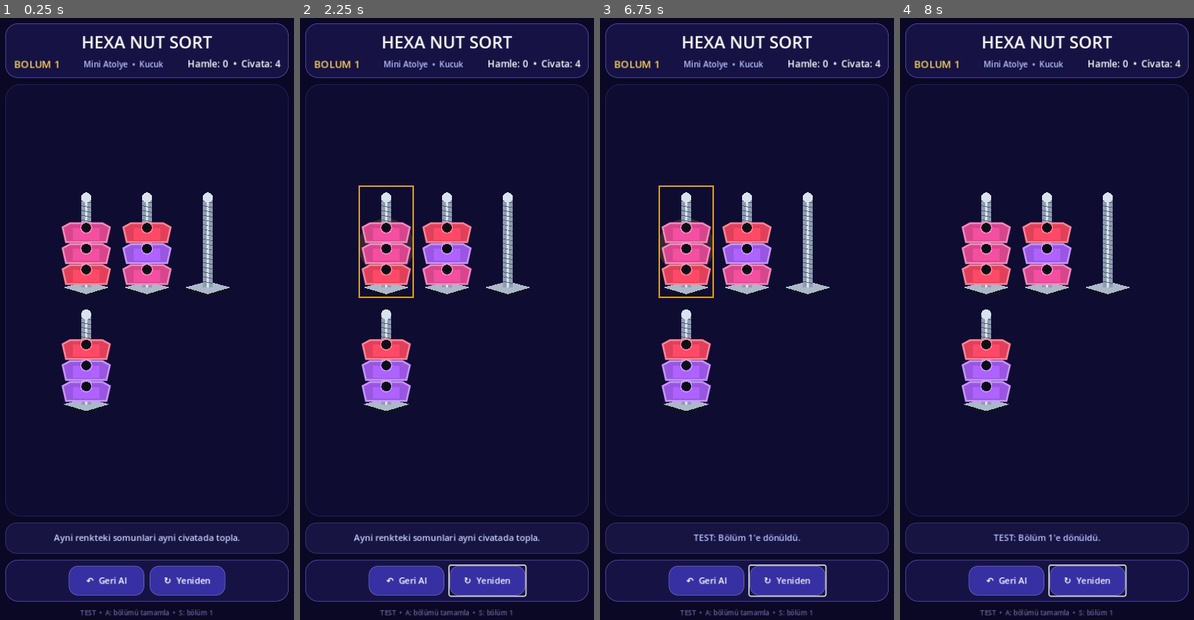
Above: before the commit, frames 1-4 (left to right).
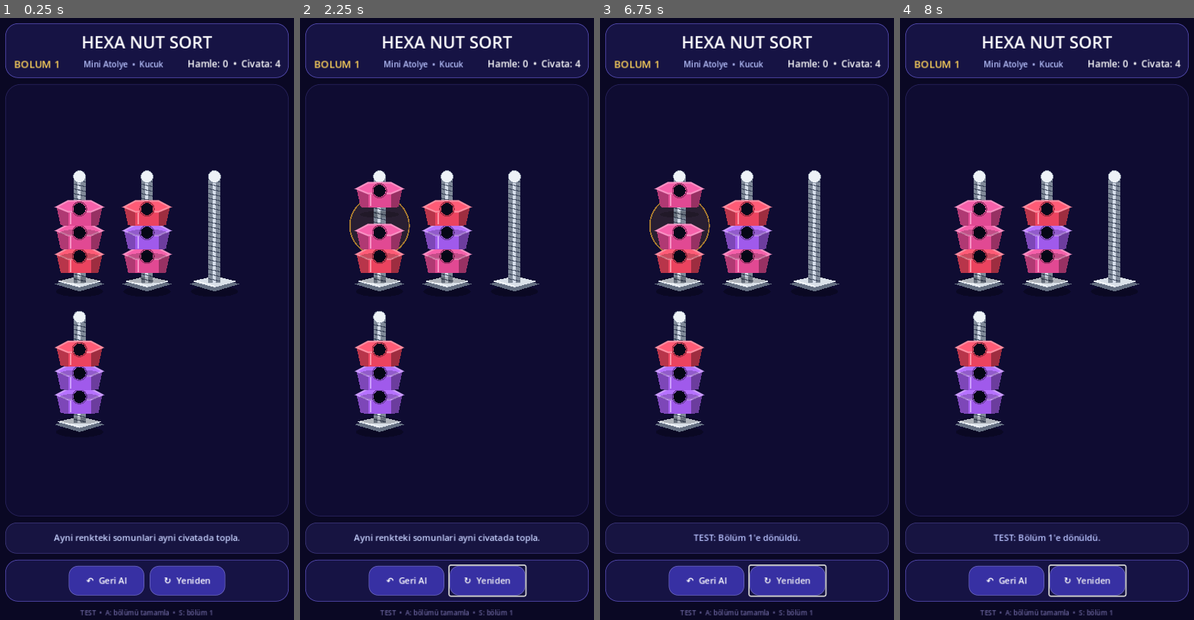
Above: after the commit, the same moments.

Repository: kelacumelam-cyber/Hexiva
Game: Godot game, scene res://godot/Main.tscn
Two runs of this game, one before a commit and one after it. Both use one fixed random seed, a clock stepped at 60 frames per second and the inputs below.
Inputs (mouse positions are in pixels of both pictures, inside the frame that each line leads up to):
- Up to frame 1 (0.25 s): no input
- Up to frame 2 (2.25 s): click "↶ Geri Al" at 0.5 s; click "↻ Yeniden" at 1.25 s; tap Enter at 2 s; move the mouse to (385, 240) at 2.02 s; click (385, 240) at 2.17 s
- Up to frame 3 (6.75 s): tap Space at 2.75, 4.25, 5.75 s; hold S 2.78-3.53 s; click (685, 240) at 2.92 s; tap Enter at 3.5, 5 s; click (685, 240) at 3.67 s; click (685, 240) at 4.42 s; hold A 5.03-6.53 s; click (685, 240) at 5.17 s; click (685, 240) at 5.92 s; hold S from 6.53 s (still down); click (685, 240) at 6.67 s
- Up to frame 4 (8 s): release S at 7.28 s; click (985, 240) at 7.42 s

The runs differ from the first frame. In frame 1, 8.4% of the frame differs, in the area x 18-82%, y 25-69%; in frame 2, 9.1%, in the area x 16-82%, y 25-69%; in frame 3, 9.1%; in frame 4, 8.4%.

Commit message:
Rebuild native bolt and nut visuals for Godot

Diff:
--- a/godot/scripts/bolt_view.gd
+++ b/godot/scripts/bolt_view.gd
@@ -3,12 +3,12 @@
 
 signal pressed(index: int)
 
-var bolt_index := -1
-var capacity := 4
+var bolt_index: int = -1
+var capacity: int = 4
 var nuts: Array[int] = []
-var selected := false
-var locked := false
-var completed := false
+var selected: bool = false
+var locked: bool = false
+var completed: bool = false
 var palette: Array[Color] = []
 
 func setup(index: int, bolt_data: Dictionary, colors: Array[Color], is_selected: bool) -> void:
@@ -21,14 +21,23 @@
 	selected = is_selected
 	palette = colors
 	completed = _is_complete()
-	custom_minimum_size = Vector2(86.0, 132.0 + float(capacity) * 13.0)
+	custom_minimum_size = Vector2(96.0, _height_for_capacity())
 	mouse_filter = Control.MOUSE_FILTER_STOP
 	queue_redraw()
 
+func _height_for_capacity() -> float:
+	match capacity:
+		3:
+			return 206.0
+		5:
+			return 238.0
+		_:
+			return 222.0
+
 func flash_error() -> void:
-	modulate = Color(1.0, 0.58, 0.58, 1.0)
+	modulate = Color(1.0, 0.48, 0.56, 1.0)
 	var tween: Tween = create_tween()
-	tween.tween_property(self, "modulate", Color.WHITE, 0.22)
+	tween.tween_property(self, "modulate", Color.WHITE, 0.20)
 
 func _is_complete() -> bool:
 	if nuts.size() != capacity or nuts.is_empty():
@@ -40,83 +49,150 @@
 	return true
 
 func _gui_input(event: InputEvent) -> void:
-	if event is InputEventMouseButton and event.button_index == MOUSE_BUTTON_LEFT and event.pressed:
-		pressed.emit(bolt_index)
-		accept_event()
-	elif event is InputEventScreenTouch and event.pressed:
-		pressed.emit(bolt_index)
-		accept_event()
+	if event is InputEventMouseButton:
+		var mouse_event: InputEventMouseButton = event as InputEventMouseButton
+		if mouse_event.button_index == MOUSE_BUTTON_LEFT and mouse_event.pressed:
+			pressed.emit(bolt_index)
+			accept_event()
+	elif event is InputEventScreenTouch:
+		var touch_event: InputEventScreenTouch = event as InputEventScreenTouch
+		if touch_event.pressed:
+			pressed.emit(bolt_index)
+			accept_event()
 
 func _draw() -> void:
 	var width: float = size.x
 	var height: float = size.y
 	var center_x: float = width * 0.5
-	var base_y: float = height - 18.0
-	var rod_top: float = 20.0
-	var rod_width: float = 15.0
+	var base_y: float = height - 25.0
+	var rod_top: float = 24.0
+	var rod_width: float = 18.0
 
-	# Selection glow.
+	if completed:
+		draw_circle(Vector2(center_x, base_y + 1.0), 39.0, Color(0.22, 0.95, 0.58, 0.10))
+		draw_arc(Vector2(center_x, base_y + 1.0), 38.0, 0.0, TAU, 48, Color(0.30, 1.0, 0.66, 0.45), 2.0)
+
 	if selected:
-		draw_circle(Vector2(center_x, height * 0.54), width * 0.48, Color(0.98, 0.72, 0.18, 0.16))
-		draw_rect(Rect2(3, 3, width - 6, height - 6), Color(0.98, 0.72, 0.18, 0.82), false, 2.0)
+		draw_circle(Vector2(center_x, height * 0.47), 45.0, Color(1.0, 0.73, 0.20, 0.11))
+		draw_arc(Vector2(center_x, height * 0.47), 44.0, 0.0, TAU, 48, Color(1.0, 0.72, 0.18, 0.58), 2.0)
 
-	# Bolt base shadow + flange.
-	draw_colored_polygon(PackedVector2Array([
-		Vector2(11, base_y + 5), Vector2(center_x, base_y + 14),
-		Vector2(width - 11, base_y + 5), Vector2(center_x, base_y - 3)
-	]), Color(0.055, 0.07, 0.11, 0.85))
-	draw_colored_polygon(PackedVector2Array([
-		Vector2(9, base_y), Vector2(center_x, base_y + 10),
-		Vector2(width - 9, base_y), Vector2(center_x, base_y - 9)
-	]), Color(0.67, 0.72, 0.79, 1.0))
+	_draw_bolt_base(center_x, base_y, width)
+	_draw_rod(center_x, rod_top, base_y, rod_width)
 
-	# Threaded metal rod. Drawn natively to avoid WebView/SVG artifacts.
-	draw_rect(Rect2(center_x - rod_width * 0.5, rod_top, rod_width, base_y - rod_top), Color(0.56, 0.62, 0.70, 1.0))
-	draw_rect(Rect2(center_x - 2.0, rod_top, 4.0, base_y - rod_top), Color(0.93, 0.96, 1.0, 0.80))
-	var thread_y: float = rod_top + 5.0
-	while thread_y < base_y - 2.0:
-		draw_line(Vector2(center_x - rod_width * 0.5, thread_y), Vector2(center_x + rod_width * 0.5, thread_y + 3.0), Color(0.22, 0.27, 0.35, 0.75), 1.0)
-		thread_y += 7.0
-	draw_circle(Vector2(center_x, rod_top), rod_width * 0.5, Color(0.85, 0.89, 0.94, 1.0))
-
-	var nut_height: float = 24.0
-	if capacity == 3:
-		nut_height = 31.0
-	elif capacity == 5:
-		nut_height = 20.0
+	var nut_height: float = 29.0
+	match capacity:
+		3:
+			nut_height = 35.0
+		5:
+			nut_height = 24.0
 
 	for i in range(nuts.size()):
 		var color_index: int = nuts[i] % maxi(1, palette.size())
 		var color: Color = palette[color_index] if not palette.is_empty() else Color.CORNFLOWER_BLUE
-		var y_bottom: float = base_y - 5.0 - float(i) * nut_height
-		var y_top: float = y_bottom - nut_height + 3.0
-		var left: float = 8.0
-		var right: float = width - 8.0
-		var chamfer: float = 11.0
-		var points: PackedVector2Array = PackedVector2Array([
-			Vector2(left + chamfer, y_top),
-			Vector2(right - chamfer, y_top),
-			Vector2(right, y_top + 6.0),
-			Vector2(right - 5.0, y_bottom),
-			Vector2(left + 5.0, y_bottom),
-			Vector2(left, y_top + 6.0)
-		])
-		draw_colored_polygon(points, color.darkened(0.12))
-		draw_polyline(PackedVector2Array([
-			points[0], points[1], points[2], points[3], points[4], points[5], points[0]
-		]), color.lightened(0.34), 1.4, true)
-		draw_rect(Rect2(left + 15.0, y_top + 7.0, right - left - 30.0, max(5.0, nut_height - 13.0)), color, true)
-		draw_circle(Vector2(center_x, y_top + 6.5), 7.0, Color(0.04, 0.055, 0.09, 1.0))
-		draw_arc(Vector2(center_x, y_top + 6.5), 8.4, 0.0, TAU, 24, color.lightened(0.38), 1.2)
-
-	if completed:
-		draw_circle(Vector2(width - 10.0, 11.0), 7.0, Color(0.25, 0.95, 0.55, 1.0))
-		draw_line(Vector2(width - 13.0, 11.0), Vector2(width - 10.5, 14.0), Color(0.03, 0.15, 0.08), 2.0)
-		draw_line(Vector2(width - 10.5, 14.0), Vector2(width - 6.5, 8.5), Color(0.03, 0.15, 0.08), 2.0)
+		var lift: float = -27.0 if selected and i == nuts.size() - 1 else 0.0
+		var y_bottom: float = base_y - 8.0 - float(i) * nut_height + lift
+		_draw_nut(center_x, y_bottom, nut_height, color)
 
 	if locked:
-		draw_rect(Rect2(2, 2, width - 4, height - 4), Color(0.08, 0.10, 0.18, 0.58), true)
-		var lock_center: Vector2 = Vector2(center_x, height * 0.45)
-		draw_arc(lock_center + Vector2(0, -7), 11.0, PI, TAU, 20, Color(0.78, 0.88, 1.0), 4.0)
-		draw_rect(Rect2(lock_center.x - 13, lock_center.y - 6, 26, 21), Color(0.47, 0.66, 0.93), true)
-		draw_circle(lock_center + Vector2(0, 3), 3.2, Color(0.08, 0.11, 0.19))
+		_draw_lock_overlay(center_x, height)
+
+func _draw_bolt_base(center_x: float, base_y: float, width: float) -> void:
+	draw_ellipse_shadow(Vector2(center_x, base_y + 13.0), Vector2(35.0, 8.0), Color(0.0, 0.0, 0.0, 0.30))
+	draw_colored_polygon(PackedVector2Array([
+		Vector2(11.0, base_y + 2.0),
+		Vector2(center_x, base_y + 13.0),
+		Vector2(width - 11.0, base_y + 2.0),
+		Vector2(center_x, base_y - 8.0)
+	]), Color("#657082"))
+	draw_colored_polygon(PackedVector2Array([
+		Vector2(15.0, base_y - 2.0),
+		Vector2(center_x, base_y + 7.0),
+		Vector2(width - 15.0, base_y - 2.0),
+		Vector2(center_x, base_y - 10.0)
+	]), Color("#d9e0e8"))
+	draw_line(Vector2(19.0, base_y - 3.0), Vector2(center_x, base_y + 5.0), Color(1.0, 1.0, 1.0, 0.72), 1.4)
+
+func _draw_rod(center_x: float, rod_top: float, base_y: float, rod_width: float) -> void:
+	draw_rect(Rect2(center_x - rod_width * 0.5, rod_top, rod_width, base_y - rod_top), Color("#7f8998"), true)
+	draw_rect(Rect2(center_x - 3.0, rod_top, 5.0, base_y - rod_top), Color(0.93, 0.96, 1.0, 0.78), true)
+	var thread_y: float = rod_top + 4.0
+	while thread_y < base_y - 4.0:
+		draw_line(
+			Vector2(center_x - rod_width * 0.5, thread_y),
+			Vector2(center_x + rod_width * 0.5, thread_y + 4.0),
+			Color(0.16, 0.20, 0.29, 0.72),
+			1.4
+		)
+		thread_y += 7.0
+	draw_circle(Vector2(center_x, rod_top), rod_width * 0.5, Color("#edf2f7"))
+	draw_arc(Vector2(center_x, rod_top), rod_width * 0.5, 0.0, TAU, 24, Color("#8893a4"), 1.0)
+
+func _draw_nut(center_x: float, bottom_y: float, nut_height: float, color: Color) -> void:
+	var outer_half: float = 34.0
+	var inner_half: float = 17.0
+	var top_y: float = bottom_y - nut_height
+	var chamfer_y: float = top_y + 8.0
+	var bottom_chamfer: float = bottom_y - 6.0
+	var hole_y: float = top_y + 4.0
+
+	draw_ellipse_shadow(Vector2(center_x, bottom_y + 4.0), Vector2(29.0, 5.0), Color(0.0, 0.0, 0.0, 0.20))
+
+	var left_face: PackedVector2Array = PackedVector2Array([
+		Vector2(center_x - outer_half, top_y + 1.0),
+		Vector2(center_x - inner_half, chamfer_y),
+		Vector2(center_x - inner_half, bottom_chamfer),
+		Vector2(center_x - outer_half + 6.0, bottom_y - 7.0)
+	])
+	draw_colored_polygon(left_face, color.darkened(0.28))
+
+	var front_face: PackedVector2Array = PackedVector2Array([
+		Vector2(center_x - inner_half, chamfer_y),
+		Vector2(center_x + inner_half, chamfer_y),
+		Vector2(center_x + inner_half, bottom_chamfer),
+		Vector2(center_x - inner_half, bottom_chamfer)
+	])
+	draw_colored_polygon(front_face, color.darkened(0.08))
+
+	var right_face: PackedVector2Array = PackedVector2Array([
+		Vector2(center_x + inner_half, chamfer_y),
+		Vector2(center_x + outer_half, top_y + 1.0),
+		Vector2(center_x + outer_half - 6.0, bottom_y - 7.0),
+		Vector2(center_x + inner_half, bottom_chamfer)
+	])
+	draw_colored_polygon(right_face, color.darkened(0.38))
+
+	var top_face: PackedVector2Array = PackedVector2Array([
+		Vector2(center_x - outer_half, top_y + 1.0),
+		Vector2(center_x - inner_half, top_y - 8.0),
+		Vector2(center_x + inner_half, top_y - 8.0),
+		Vector2(center_x + outer_half, top_y + 1.0),
+		Vector2(center_x + inner_half, chamfer_y),
+		Vector2(center_x - inner_half, chamfer_y)
+	])
+	draw_colored_polygon(top_face, color.lightened(0.10))
+	draw_polyline(PackedVector2Array([
+		top_face[0], top_face[1], top_face[2], top_face[3], top_face[4], top_face[5], top_face[0]
+	]), color.lightened(0.38), 1.1, true)
+
+	draw_circle(Vector2(center_x, hole_y), 9.0, Color("#07091a"))
+	draw_arc(Vector2(center_x, hole_y), 10.4, 0.0, TAU, 28, color.darkened(0.34), 2.0)
+	draw_line(
+		Vector2(center_x - inner_half + 4.0, chamfer_y + 2.0),
+		Vector2(center_x - inner_half + 4.0, bottom_chamfer - 2.0),
+		color.lightened(0.40),
+		1.5
+	)
+
+func _draw_lock_overlay(center_x: float, height: float) -> void:
+	draw_rect(Rect2(2.0, 2.0, size.x - 4.0, height - 4.0), Color(0.03, 0.04, 0.12, 0.58), true)
+	var lock_center: Vector2 = Vector2(center_x, height * 0.46)
+	draw_arc(lock_center + Vector2(0, -8), 12.0, PI, TAU, 24, Color("#dce8ff"), 4.0)
+	draw_rect(Rect2(lock_center.x - 15.0, lock_center.y - 6.0, 30.0, 24.0), Color("#6b8fe8"), true)
+	draw_circle(lock_center + Vector2(0, 4), 3.5, Color("#11162b"))
+
+func draw_ellipse_shadow(center: Vector2, radii: Vector2, color: Color) -> void:
+	var points: PackedVector2Array = PackedVector2Array()
+	for i in range(32):
+		var angle: float = TAU * float(i) / 32.0
+		points.append(center + Vector2(cos(angle) * radii.x, sin(angle) * radii.y))
+	draw_colored_polygon(points, color)
